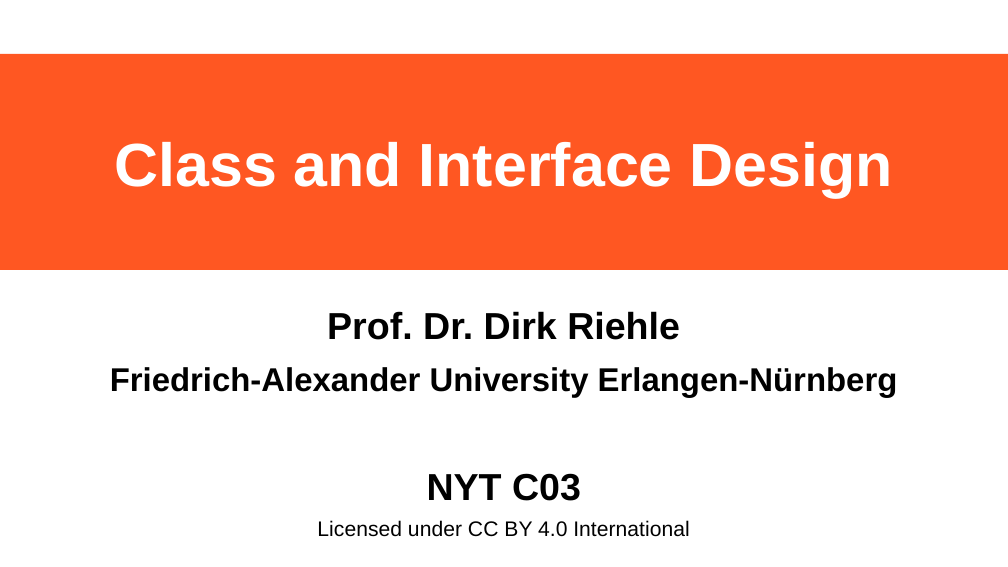
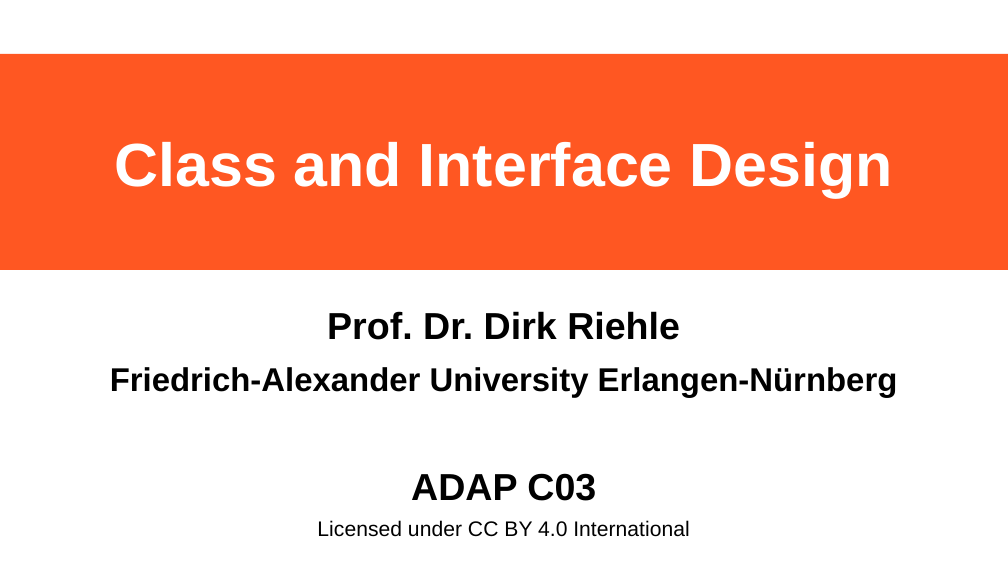
Before and after one commit to dirkriehle/adap-course, a slide deck: slide 1 of Lecture Slides/ADAP C03 - Class and Interface Design.odp. Drawn at 1008x567 pixels with LibreOffice and Linux fonts; fonts in the diff are those of the drawing. Boxes give left, top, right and bottom in pixels: in the first picture for what was removed or moved away, otherwise in the second. Text is boxed around its words. In the diff, an @@ line names an element or a change of style, - is before the commit and + after.

```diff
--- a/Lecture Slides/ADAP C03 - Class and Interface Design.odp
+++ b/Lecture Slides/ADAP C03 - Class and Interface Design.odp
@@ subtitle at bbox=[411, 473, 596, 501]: text changed @@
-NYT C03
+ADAP C03
```
Also in this commit, not shown: 15 other files.
